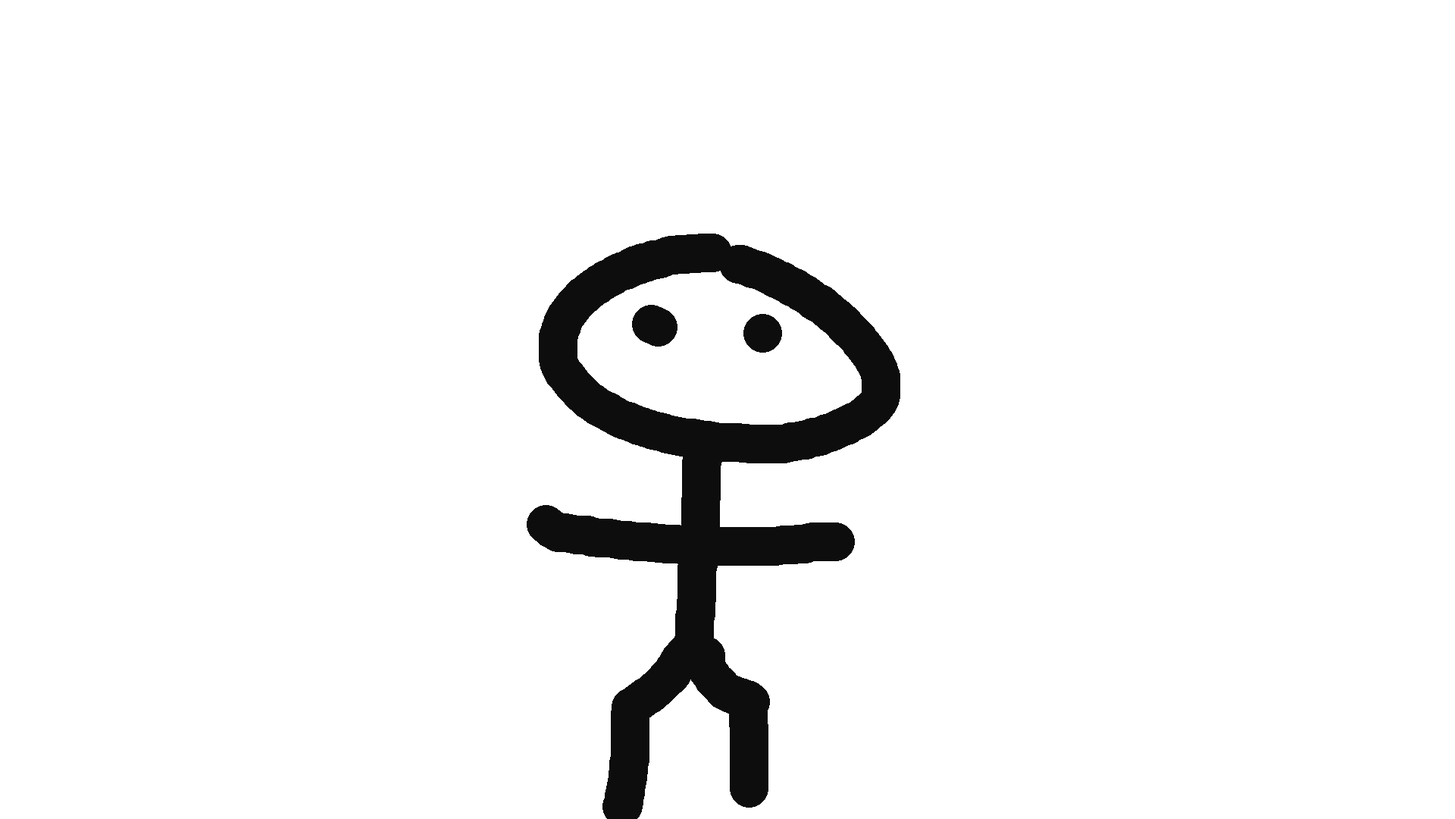
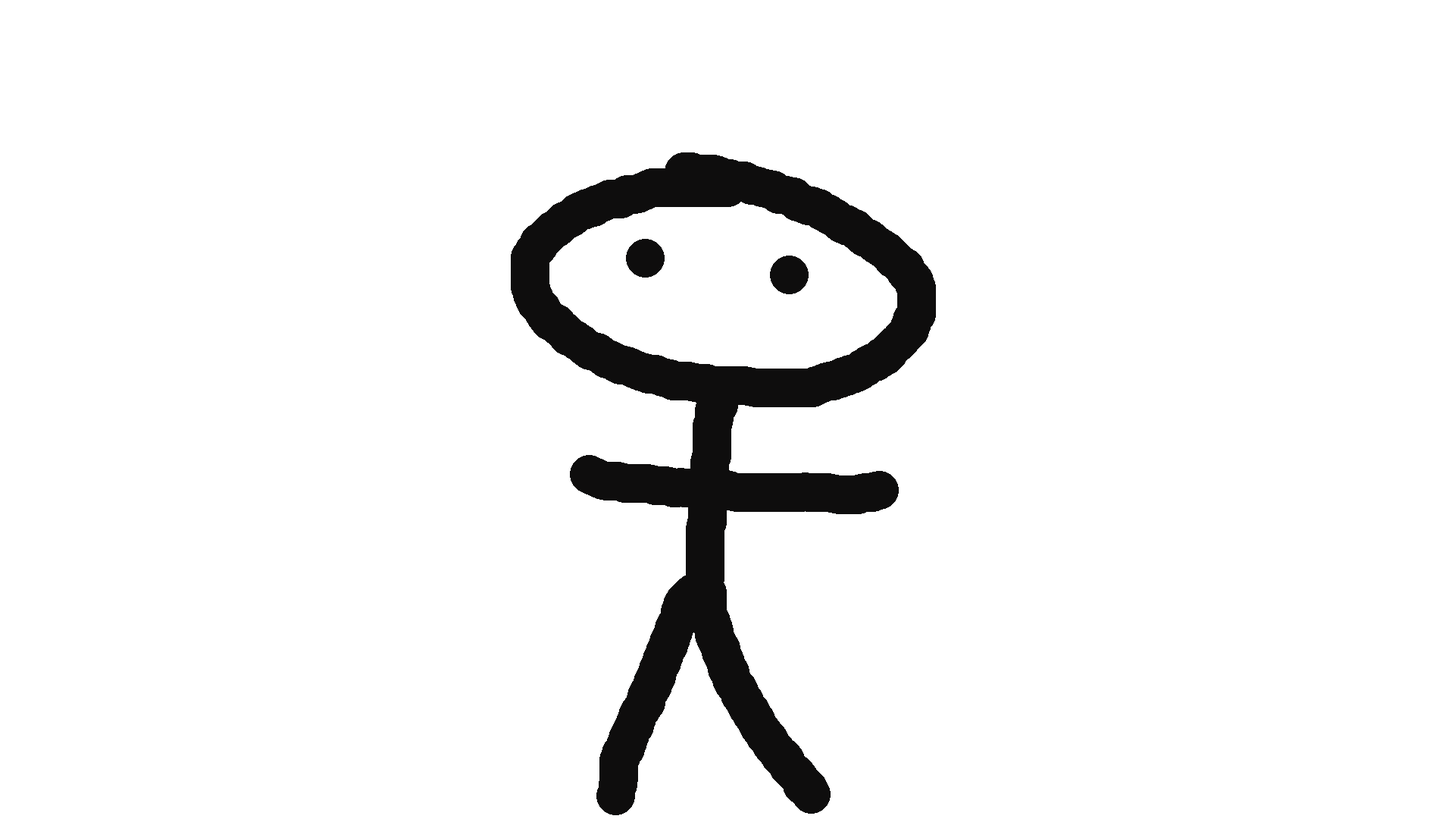
Before/after of a 1455×819 layered artwork. What changed in the layer stack:
renamed "Layer" to "Background", painted on it over [510, 152, 937, 819]
